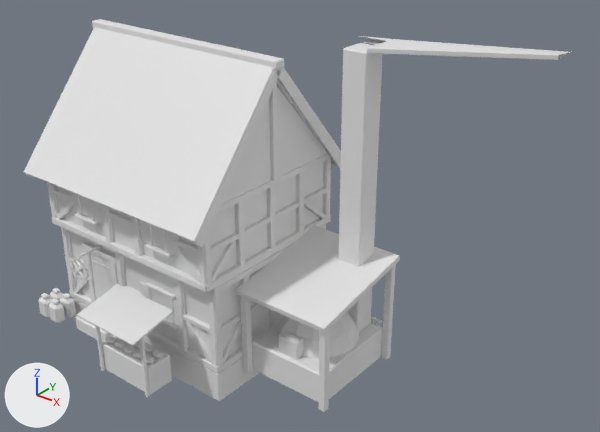
The glTF model public/buildings/bakery_1.glb as it was, and as the next commit left it.
The view is the same before and after, from a 50 mm lens placed at (16.07, -15.03, 13.8), pointed at (3.64, 0.5, 4.17). Arrows for +X, +Y and +Z are at lower left; the lights stay in place. The picture after the commit comes second. Vertices at exactly the same position are counted once.

Names of what the first picture shows: 'bakery_1'.
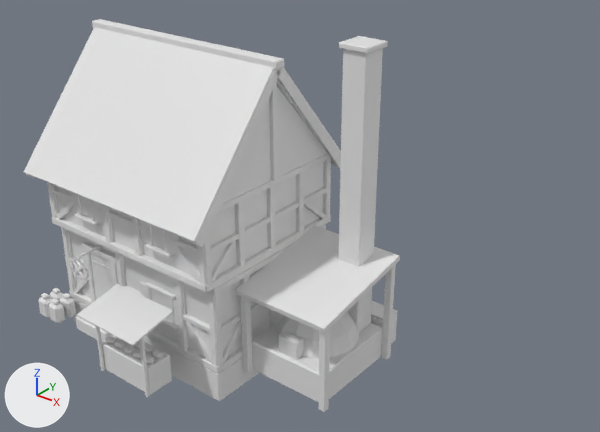
Pixel boxes (x1, y1, x2, y2) of what changed, in the pictures (600 x 432 px; the box of a moved part takes in the faces that stretch with it):
'bakery_1', reshaped (31% narrower): before (24, 19, 571, 412); after (24, 19, 400, 412)
part 1 of me_bakery_1, moved or reshaped (not visible before): after (371, 301, 397, 343)
part 2 of me_bakery_1, moved or reshaped: before (358, 36, 571, 60); after (339, 36, 385, 53)

Diff of the bpy script that builds the scene:
```diff
--- a/public/buildings/bakery_1.glb.py
+++ b/public/buildings/bakery_1.glb.py
@@ me_bakery_1 @@
 # used by ob_bakery_1; location = (0.0, 0.0, 0.0)
 # before: 2872 (9.07, 3.81, 8.79) at pixel (571, 52), 2873 (9.09, 3.83, 8.79) at pixel (572, 51), 2874 (9.09, 2.98, 8.89) at pixel (558, 55), 2875 (9.09, 3.0, 8.91) at pixel (559, 54), 2876 (9.07, 3.0, 8.89) at pixel (558, 54)
 # before: 2877 (9.09, 3.0, 8.77) at pixel (558, 60), 2878 (9.09, 2.98, 8.79) at pixel (557, 59), 2879 (9.07, 3.0, 8.79) at pixel (557, 59)
-me_bakery_1.from_pydata(...)  # 4594 vertices, 8198 faces; spans x -3.62..9.09, y -4.21..3.83, z -0.5..8.91
+me_bakery_1.from_pydata(...)  # 4594 vertices, 8198 faces; spans x -3.62..6.0, y -4.21..3.1, z -0.5..8.91
+# me_bakery_1 part 1: the loose piece of 8 vertices spanning x -1.1..1.1, y -0.3..0.3, z 0.0..1.0 is moved by (4.5, 2.2, 0.0)
+# me_bakery_1 part 2
+for i in [*range(2872, 2880)]: me_bakery_1.vertices[i].co += Vector((-4.5, -2.2, 0.0))
 me_bakery_1.materials.append(mat_rubble)
```
